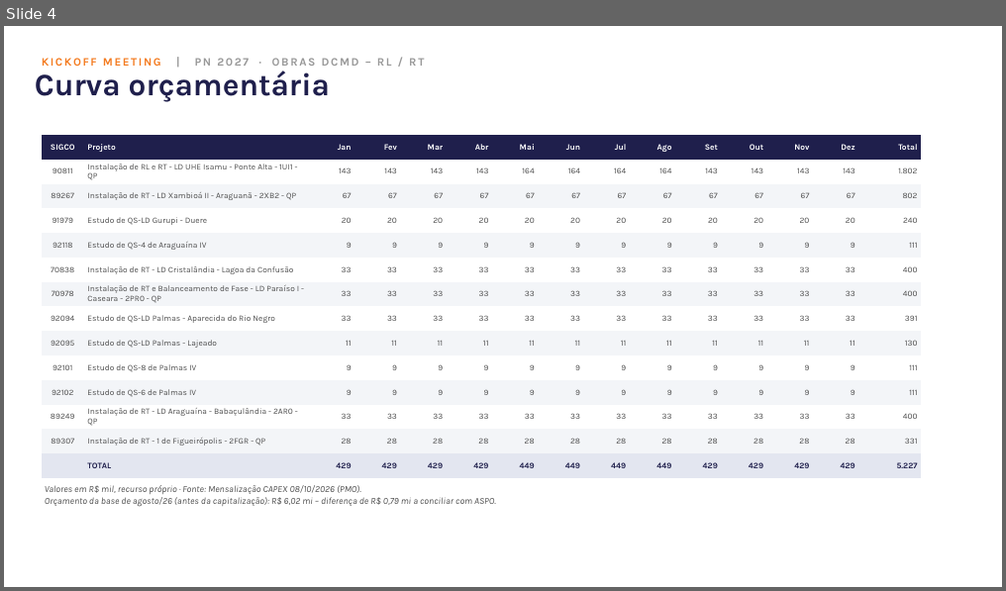
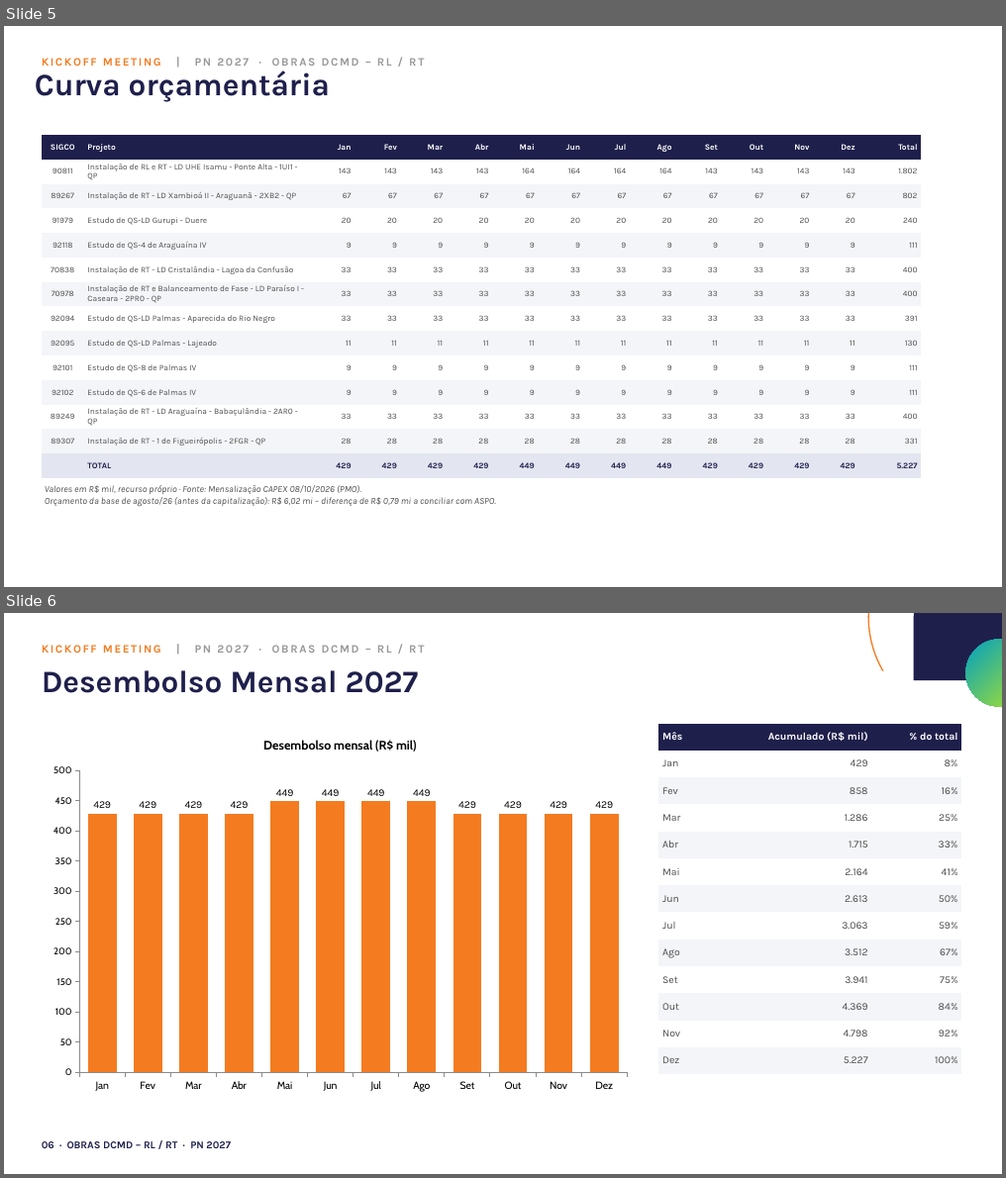
Before and after one commit to sandro-padilha/proposta_comercial, a slide deck: PN_2027/KOM_PN_2027_Obras_DCMD_RL_RT.pptx. Shown one above the other, each under a label of ours: slide 4 before the commit, slides 5 and 6 after it. The pictures are 1006x591 and 1006x1178 pixels, drawn with LibreOffice and Linux fonts; fonts in the diff are those of the drawing; background and template pictures are left out. Boxes give left, top, right and bottom in pixels: in the first picture for what was removed or moved away, otherwise in the second. Text is boxed around its words. In the diff, an @@ line names an element or a change of style, - is before the commit and + after.

```diff
--- a/PN_2027/KOM_PN_2027_Obras_DCMD_RL_RT.pptx
+++ b/PN_2027/KOM_PN_2027_Obras_DCMD_RL_RT.pptx
@@ slide 6 added at box(4, 613, 1002, 1174), background #FFFFFF @@
@@ arc (boxed as its full ellipse) added at box(868, 613, 1002, 725), outline #F47B20 1.25 pt @@
@@ round diag rect added at box(914, 613, 1002, 680), fill #1F1F4C @@
@@ ellipse added at box(966, 639, 1002, 707), fill gradient #009FC2 to #B5E622 @@
@@ text added at box(42, 670, 419, 693), 30 pt, text #1F1F4C, bold @@
+Desembolso Mensal 2027
@@ text added at box(42, 645, 424, 653), 11 pt, text #989898, bold @@
+KICKOFF MEETING | PN 2027 · OBRAS DCMD – RL / RT
@@ column chart added at box(42, 724, 639, 1100) @@
+title "Desembolso mensal (R$ mil)"
+categories: Jan, Fev, Mar, Abr, Mai, Jun, Jul, Ago, Set, Out, Nov, Dez
+Desembolso mensal (R$ mil): 429, 429, 429, 429, 449, 449, 449, 449, 429, 429, 429, 429
@@ table added at box(659, 724, 961, 1075), 13 rows, 3 columns @@
+Mês | Acumulado (R$ mil) | % do total
+Jan | 429 | 8%
+Fev | 858 | 16%
+Mar | 1.286 | 25%
+Abr | 1.715 | 33%
+Mai | 2.164 | 41%
+Jun | 2.613 | 50%
+Jul | 3.063 | 59%
+Ago | 3.512 | 67%
+Set | 3.941 | 75%
+Out | 4.369 | 84%
+Nov | 4.798 | 92%
+Dez | 5.227 | 100%
@@ text added at box(42, 1142, 230, 1149), 10 pt, text #1F1F4C, bold @@
+06 · OBRAS DCMD – RL / RT · PN 2027
@@ what was slide 4 is now slide 5 @@
```
Also in this commit, not shown: 10 slides changed, 1 other slide added, 2 other files.
